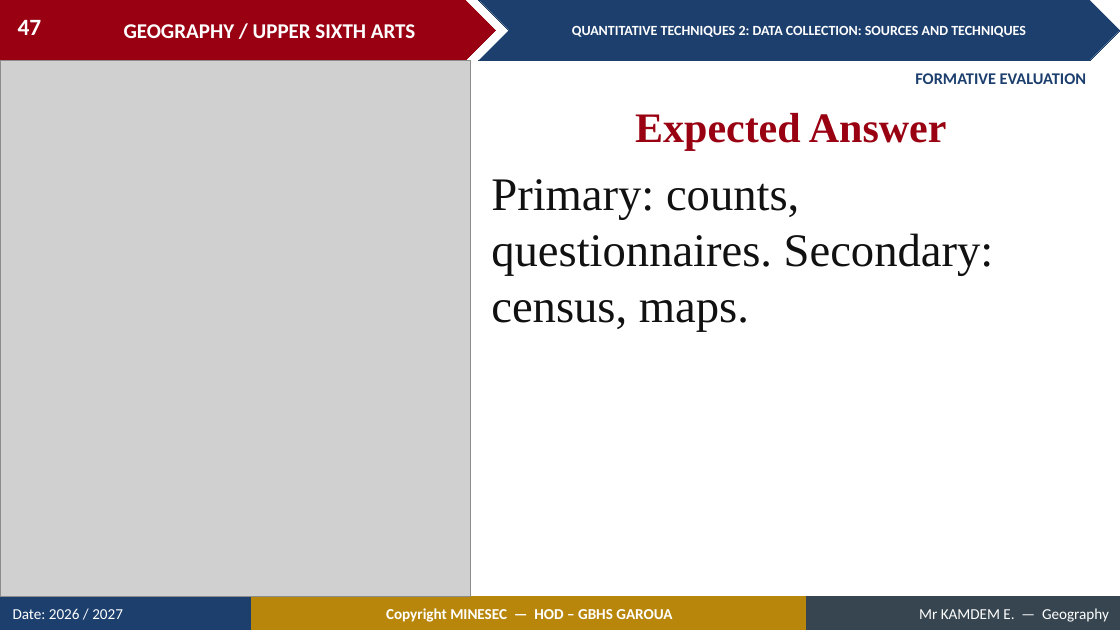
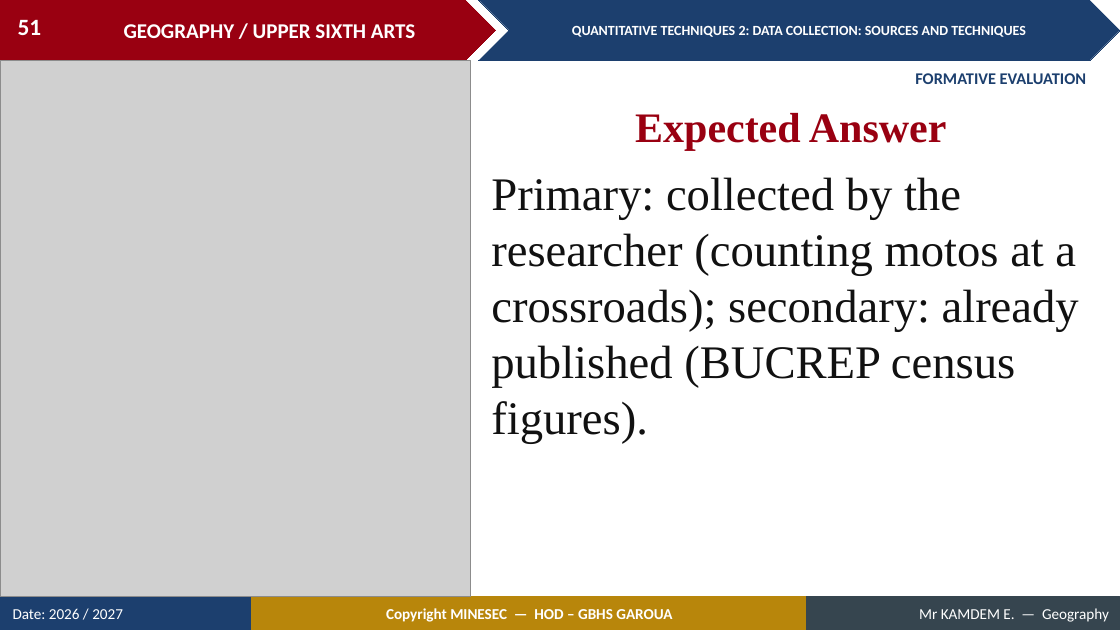
Before and after one commit to Berthautk/linea-github, a slide deck: slide 51 of lecons/USA/Practical Geography/11_USA_PRA_QT02_Data_Collection_Sources_and_Techniques.pptx (slide 47 before the commit). Drawn at 1120x630 pixels with LibreOffice and Linux fonts; fonts in the diff are those of the drawing; grey boxes stand for pictures. Boxes give left, top, right and bottom in pixels: in the first picture for what was removed or moved away, otherwise in the second. Text is boxed around its words. In the diff, an @@ line names an element or a change of style, - is before the commit and + after.

```diff
--- a/lecons/USA/Practical Geography/11_USA_PRA_QT02_Data_Collection_Sources_and_Techniques.pptx
+++ b/lecons/USA/Practical Geography/11_USA_PRA_QT02_Data_Collection_Sources_and_Techniques.pptx
@@ page number at (18,20,42,35): text changed @@
-47
+51
@@ text at (491,177,1079,444): text changed @@
-Primary: counts, questionnaires. Secondary: census, maps.
+Primary: collected by the researcher (counting motos at a crossroads); secondary: already published (BUCREP census figures).
```
Also in this commit, not shown: 43 other slides changed, 14 slides added, 7 slides removed, 55 other files.
